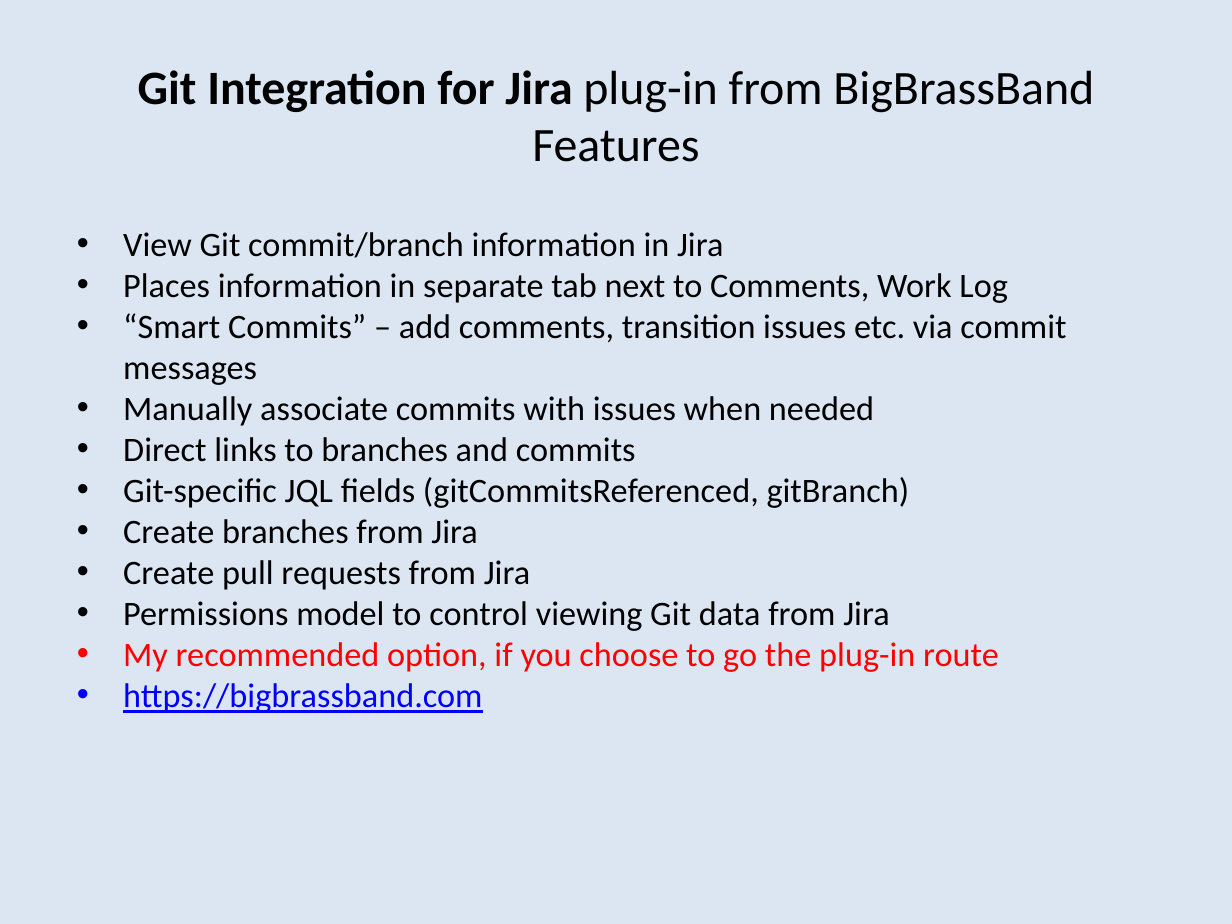
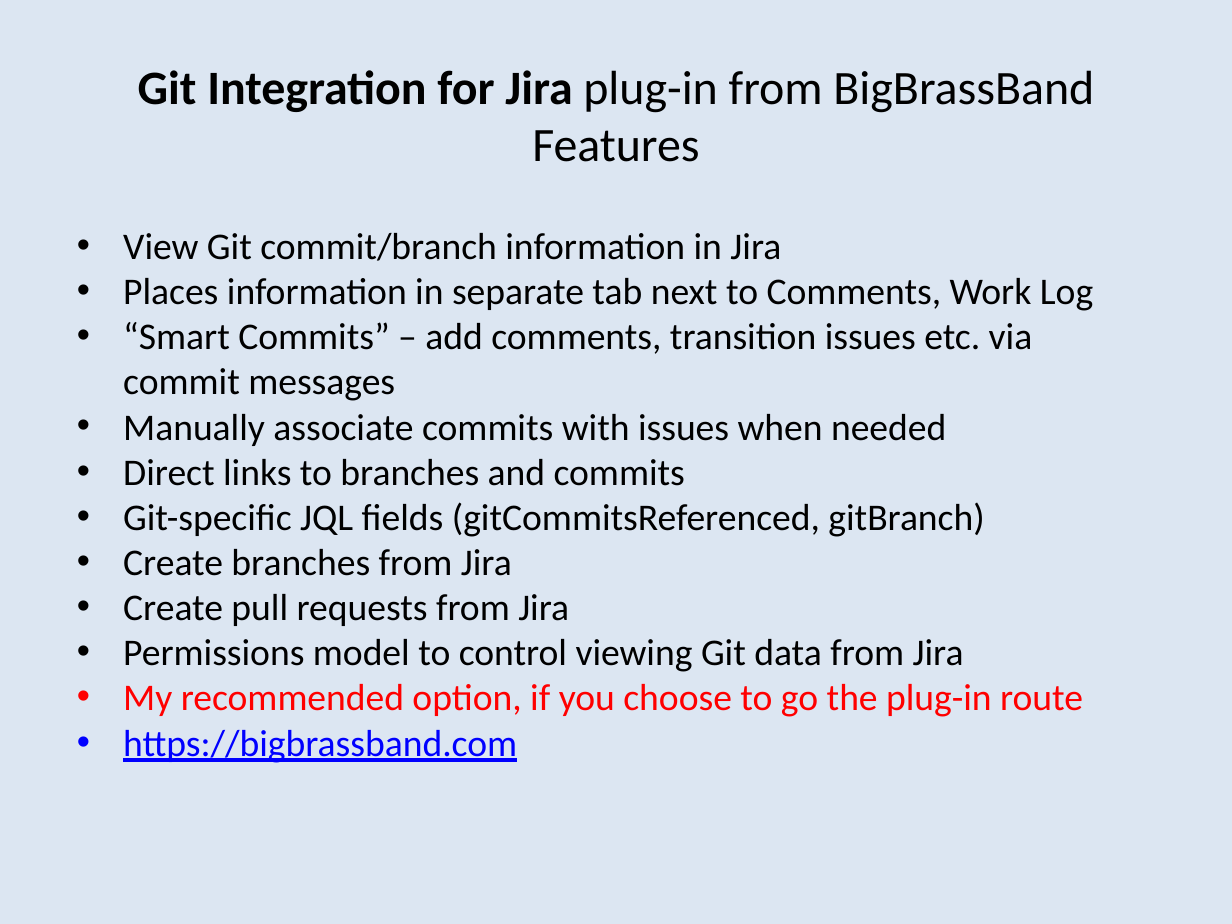
Before and after one commit to bobk/jirapresentations, a slide deck: slide 8 of Git Integration Options for Jira.pptx (slide 7 before the commit). Drawn at 1232x924 pixels with LibreOffice and Linux fonts; fonts in the diff are those of the drawing. Boxes give left, top, right and bottom in pixels: in the first picture for what was removed or moved away, otherwise in the second. Text is boxed around its words. In the diff, an @@ line names an element or a change of style, - is before the commit and + after.

```diff
--- a/Git Integration Options for Jira.pptx
+++ b/Git Integration Options for Jira.pptx
@@ text "View Git commit/branch information in ..." at bbox=[123, 233, 1093, 763]: size 20 to 22 pt @@
```
Also in this commit, not shown: 5 other slides changed, 1 slide added.
